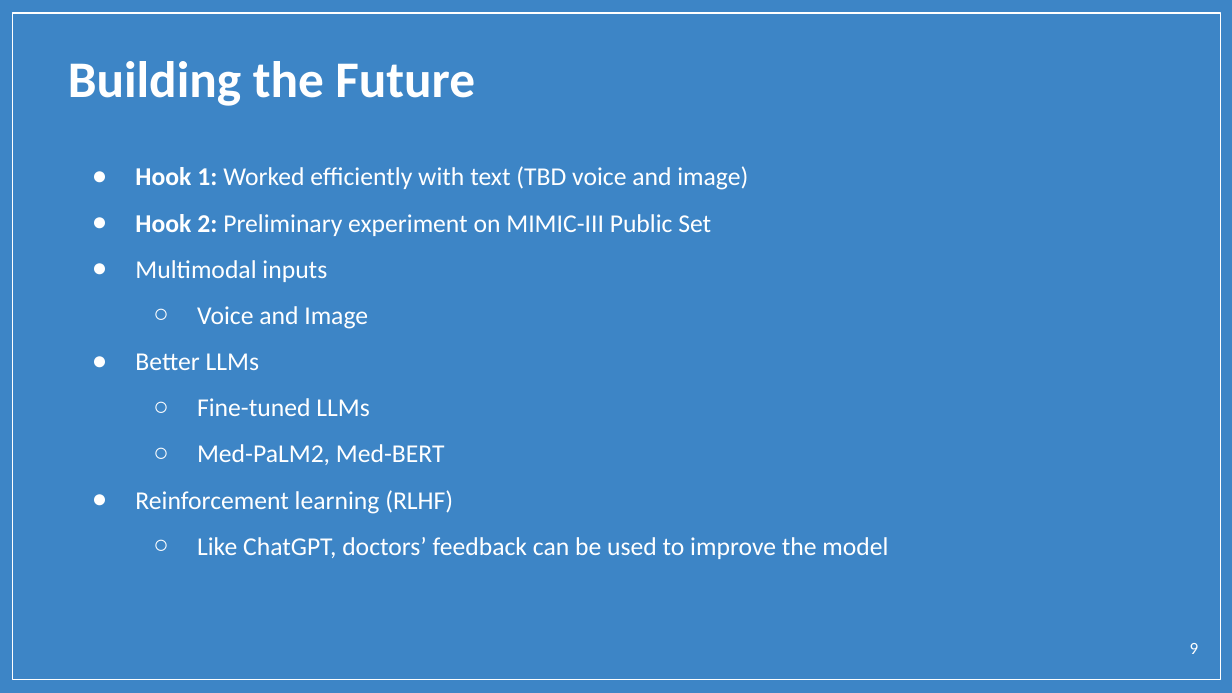
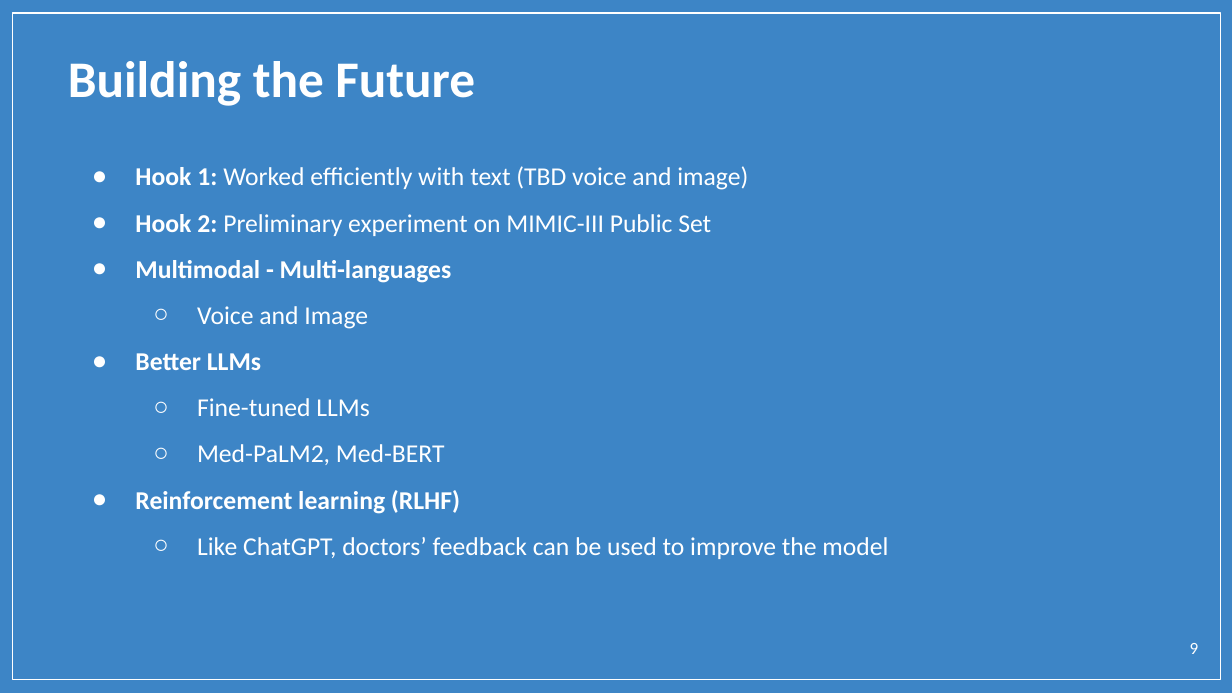
Before and after one commit to autonlab/2023.hackAuton, a slide deck: slide 9 of prescription_checker/AutonHack Presentation.pptx. Drawn at 1232x693 pixels with LibreOffice and Linux fonts; fonts in the diff are those of the drawing; background and template pictures are left out. Boxes give left, top, right and bottom in pixels: in the first picture for what was removed or moved away, otherwise in the second. Text is boxed around its words. In the diff, an @@ line names an element or a change of style, - is before the commit and + after.

```diff
--- a/prescription_checker/AutonHack Presentation.pptx
+++ b/prescription_checker/AutonHack Presentation.pptx
@@ text at bbox=[135, 260, 452, 283]: text changed; bold on @@
-● Multimodal inputs
+● Multimodal - Multi-languages
@@ text at bbox=[135, 353, 460, 514]: bold on in "Better LLMs", "Reinforcement learning (RLHF)" @@
```
